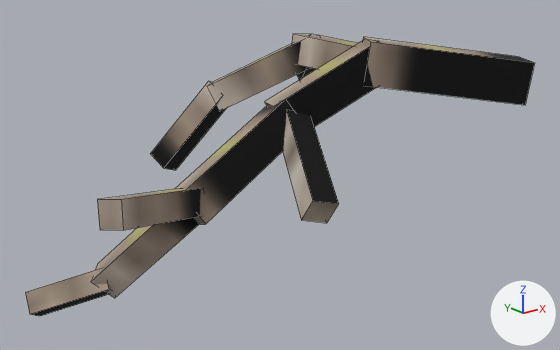
Two versions of the OBJ model assets/mcme/models/block/ash_twig_branch_3.obj, one commit apart.
Before and after are seen from a camera (50 mm lens) standing at (-3.16, -3.05, 1.78) and looking at (-0.55, 0.21, 0.47). The lights are fixed; the arrows at lower right show +X, +Y and +Z. Mesh edges are drawn as thin lines. Where no turn or scale is listed for an object, it has been applied to the vertices.
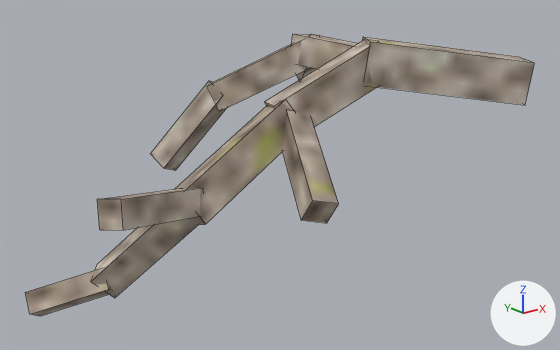
Location of each change, [x1, y1, x2, y2] in pixels of the pictures (560 x 350 px):
part 1 of me_cube, surface changed (black to brown)
    both: [175, 102, 292, 224]
part 2 of me_cube_001, surface changed
    both: [97, 188, 201, 230]
part 3 of me_cube_003, surface changed
    both: [91, 218, 199, 298]
part 4 of me_cube_004, surface changed
    both: [207, 41, 310, 111]
part 5 of me_cube_005, surface changed
    both: [150, 81, 226, 170]
part 6 of me_cube_006, surface changed
    both: [25, 269, 111, 316]
part 7 of me_cube_007, surface changed (black to grey)
    both: [363, 37, 534, 105]
part 8 of me_cube_008, surface changed
    both: [265, 40, 380, 127]
part 9 of me_cube_009, surface changed
    both: [283, 111, 339, 222]

The change in detail:
me_cube has 8 vertices, 6 faces and spans x -1.315..-0.535, y -0.06..0.216, z 0.356..0.951.
me_cube is used by ob_cube; location (0.0, 0.0, 0.0).
me_cube part 1: 6 kept faces spanning x -1.315..-0.535, y -0.06..0.216, z 0.356..0.951 get new texture (UV) coordinates.
me_cube_001 has 8 vertices, 6 faces and spans x -1.764..-1.196, y -0.17..0.143, z 0.425..0.675.
me_cube_001 is used by ob_cube_001; location (0.0, 0.0, 0.0).
me_cube_001 part 2: 6 kept faces spanning x -1.764..-1.196, y -0.17..0.143, z 0.425..0.675 get new texture (UV) coordinates.
me_cube_003 has 8 vertices, 6 faces and spans x -1.594..-1.101, y 0.014..0.604, z -0.088..0.553.
me_cube_003 is used by ob_cube_003; location (0.0, 0.0, 0.0).
me_cube_003 part 3: 6 kept faces spanning x -1.594..-1.101, y 0.014..0.604, z -0.088..0.553 get new texture (UV) coordinates.
me_cube_004 has 8 vertices, 6 faces and spans x -0.568..0.046, y 0.407..1.02, z 0.719..1.186.
me_cube_004 is used by ob_cube_004; location (0.0, 0.0, 0.0).
me_cube_004 part 4: 6 kept faces spanning x -0.568..0.046, y 0.407..1.02, z 0.719..1.186 get new texture (UV) coordinates.
me_cube_005 has 8 vertices, 6 faces and spans x -0.832..-0.377, y 0.826..1.233, z 0.31..0.9.
me_cube_005 is used by ob_cube_005; location (0.0, 0.0, 0.0).
me_cube_005 part 5: 6 kept faces spanning x -0.832..-0.377, y 0.826..1.233, z 0.31..0.9 get new texture (UV) coordinates.
me_cube_006 has 8 vertices, 6 faces and spans x -1.873..-1.436, y 0.423..0.818, z -0.22..0.08.
me_cube_006 is used by ob_cube_006; location (0.0, 0.0, 0.0).
me_cube_006 part 6: 6 kept faces spanning x -1.873..-1.436, y 0.423..0.818, z -0.22..0.08 get new texture (UV) coordinates.
me_cube_007 has 8 vertices, 6 faces and spans x -0.259..0.626, y -0.666..0.05, z 0.879..1.231.
me_cube_007 is used by ob_cube_007; location (0.0, 0.0, 0.0).
me_cube_007 part 7: 6 kept faces spanning x -0.259..0.626, y -0.666..0.05, z 0.879..1.231 get new texture (UV) coordinates.
me_cube_008 has 8 vertices, 6 faces and spans x -0.722..-0.017, y -0.218..0.225, z 0.721..1.232.
me_cube_008 is used by ob_cube_008; location (0.0, 0.0, 0.0).
me_cube_008 part 8: 6 kept faces spanning x -0.722..-0.017, y -0.218..0.225, z 0.721..1.232 get new texture (UV) coordinates.
me_cube_009 has 8 vertices, 6 faces and spans x -0.906..-0.531, y -0.52..0.096, z 0.435..0.901.
me_cube_009 is used by ob_cube_009; location (0.0, 0.0, 0.0).
me_cube_009 part 9: 6 kept faces spanning x -0.906..-0.531, y -0.52..0.096, z 0.435..0.901 get new texture (UV) coordinates.
